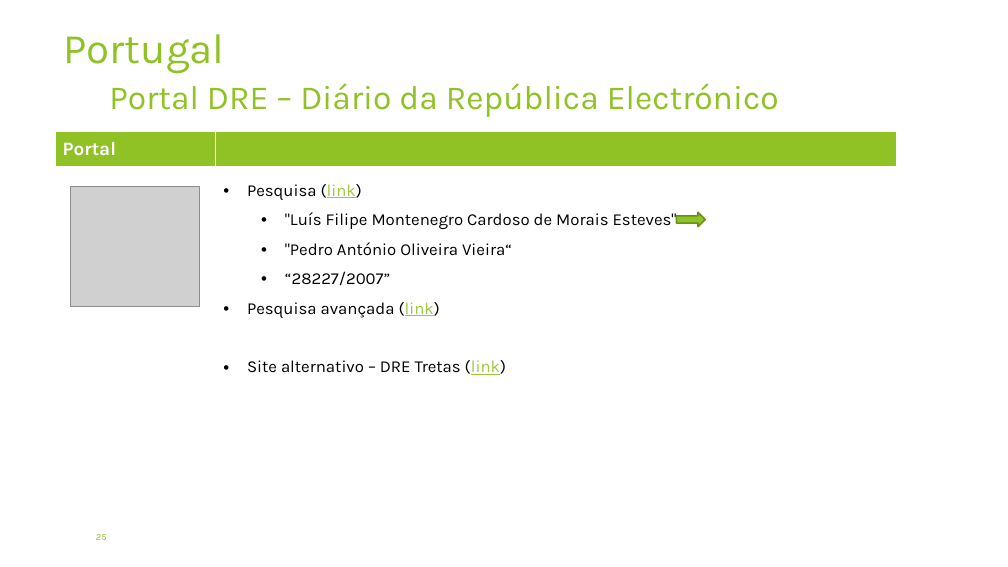
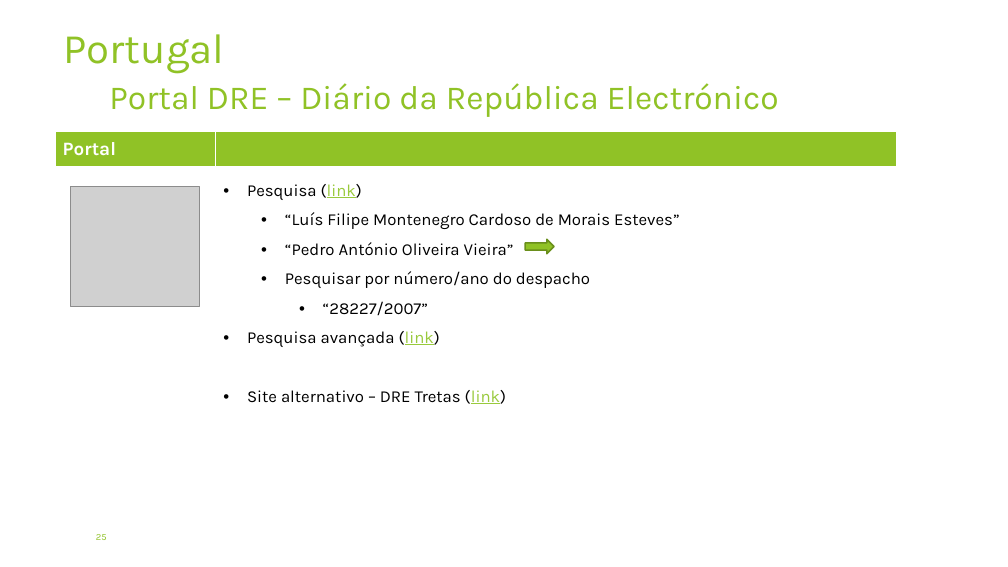
Before and after one commit to pedroaovieira/osint, a slide deck: slide 25 of presentation/RootedCON/OSINT_RootedCON_pt_Portugal_Edition.pptx. Drawn at 1008x567 pixels with LibreOffice and Linux fonts; fonts in the diff are those of the drawing; grey boxes stand for pictures; background and template pictures are left out. Boxes give left, top, right and bottom in pixels: in the first picture for what was removed or moved away, otherwise in the second. Text is boxed around its words. In the diff, an @@ line names an element or a change of style, - is before the commit and + after.

```diff
--- a/presentation/RootedCON/OSINT_RootedCON_pt_Portugal_Edition.pptx
+++ b/presentation/RootedCON/OSINT_RootedCON_pt_Portugal_Edition.pptx
@@ table at <box>55,132,897,444</box> @@
@@ row 2, column 2: "Pesquisa (link) / "Luís Filipe Montenegro Cardoso de Morais Esteves" / "Pedro António Oliveira Vieira“ / “28227/2007” / Pesquisa avançada (link) / Site alternativo – DRE Tretas (link)" to "Pesquisa (link) / “Luís Filipe Montenegro Cardoso de Morais Esteves” / “Pedro António Oliveira Vieira” / Pesquisar por número/ano do despacho / “28227/2007” / Pesquisa avançada (link) / Site alternativo – DRE Tretas (link)" @@
@@ right arrow: place and size @@
-right arrow at <box>677,212,706,227</box>
+right arrow at <box>526,240,554,254</box>
```
Also in this commit, not shown: 8 other slides changed, 3 other files.
